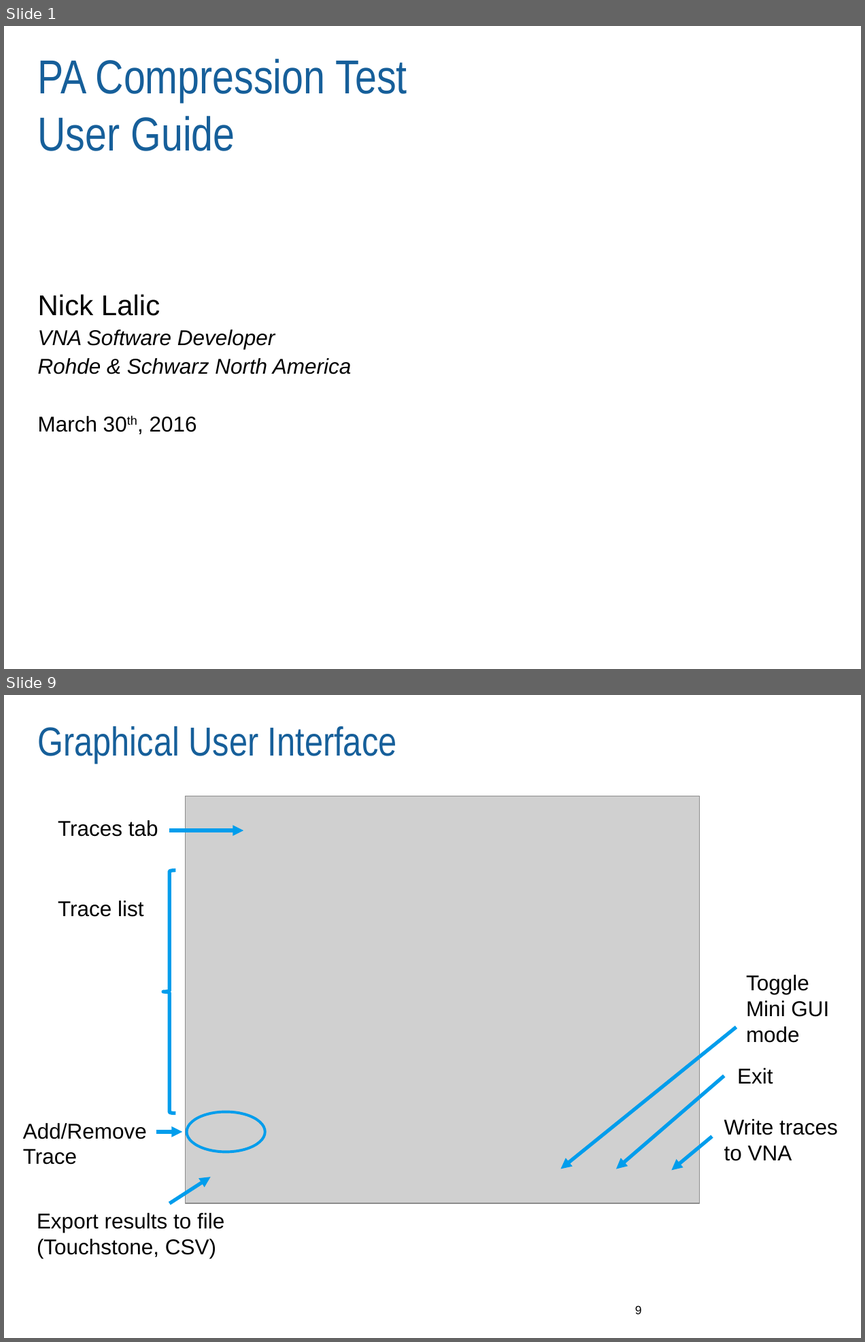
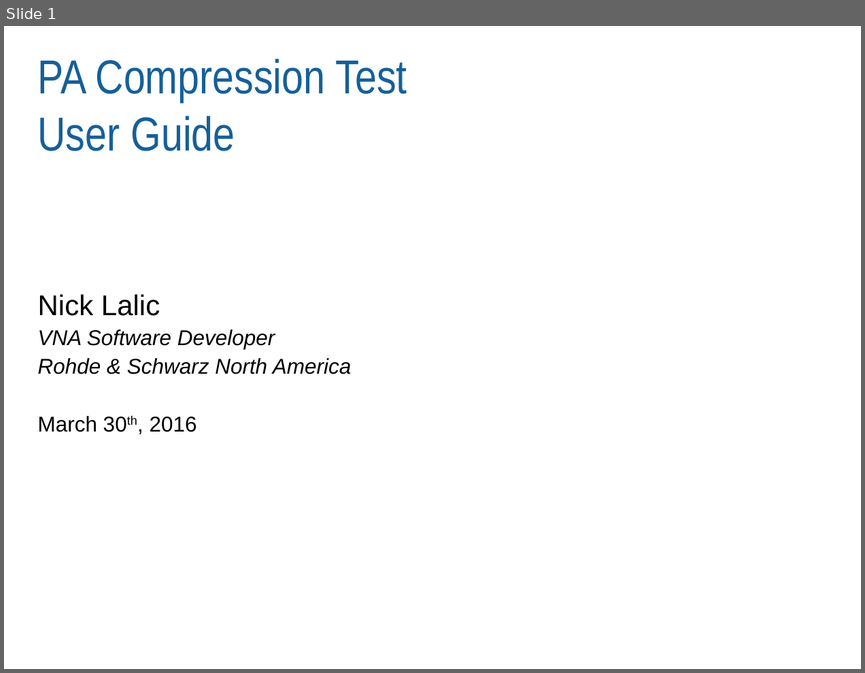
Before and after one commit to Terrabits/PACompressionTest, a slide deck: Documentation/User manual/MACOM RI Pulsed RF Application Note.pptx. Shown one above the other, each under a label of ours: slides 1 and 9 before the commit, slide 1 after it; the slides between them are not shown. The pictures are 865x1342 and 865x673 pixels, drawn with LibreOffice and Linux fonts; fonts in the diff are those of the drawing; grey boxes stand for pictures; background and template pictures are left out. Boxes give left, top, right and bottom in pixels: in the first picture for what was removed or moved away, otherwise in the second. Text is boxed around its words. In the diff, an @@ line names an element or a change of style, - is before the commit and + after.

```diff
--- a/Documentation/User manual/MACOM RI Pulsed RF Application Note.pptx
+++ b/Documentation/User manual/MACOM RI Pulsed RF Application Note.pptx
@@ slide 9 removed at [4, 695, 861, 1338], background #FFFFFF @@
@@ title removed at [38, 726, 397, 762] @@
-Graphical User Interface
@@ picture removed at [186, 796, 700, 1203] @@
@@ text removed at [58, 820, 158, 836] @@
-Traces tab
@@ arrow removed from (169, 830) to (244, 830) @@
@@ left brace removed at [163, 870, 176, 1113] @@
@@ text removed at [58, 900, 143, 917] @@
-Trace list
@@ text removed at [746, 974, 829, 1042] @@
-Toggle
-Mini GUI
-mode
@@ arrow removed from (736, 1027) to (561, 1169) @@
@@ arrow removed from (723, 1075) to (616, 1169) @@
@@ text removed at [737, 1068, 772, 1084] @@
-Exit
@@ text removed at [23, 1123, 147, 1164] @@
-Add/Remove
-Trace
@@ ellipse removed at [186, 1111, 264, 1152] @@
@@ text removed at [724, 1119, 838, 1161] @@
-Write traces
-to VNA
@@ arrow removed from (156, 1132) to (182, 1132) @@
@@ arrow removed from (712, 1136) to (672, 1170) @@
@@ arrow removed from (169, 1203) to (211, 1176) @@
@@ text removed at [37, 1212, 224, 1258] @@
-Export results to file
-(Touchstone, CSV)
@@ page number removed at [635, 1305, 642, 1314] @@
-9
```
Also in this commit, not shown: 3 slides changed, 1 slide added, 18 other slides removed.
